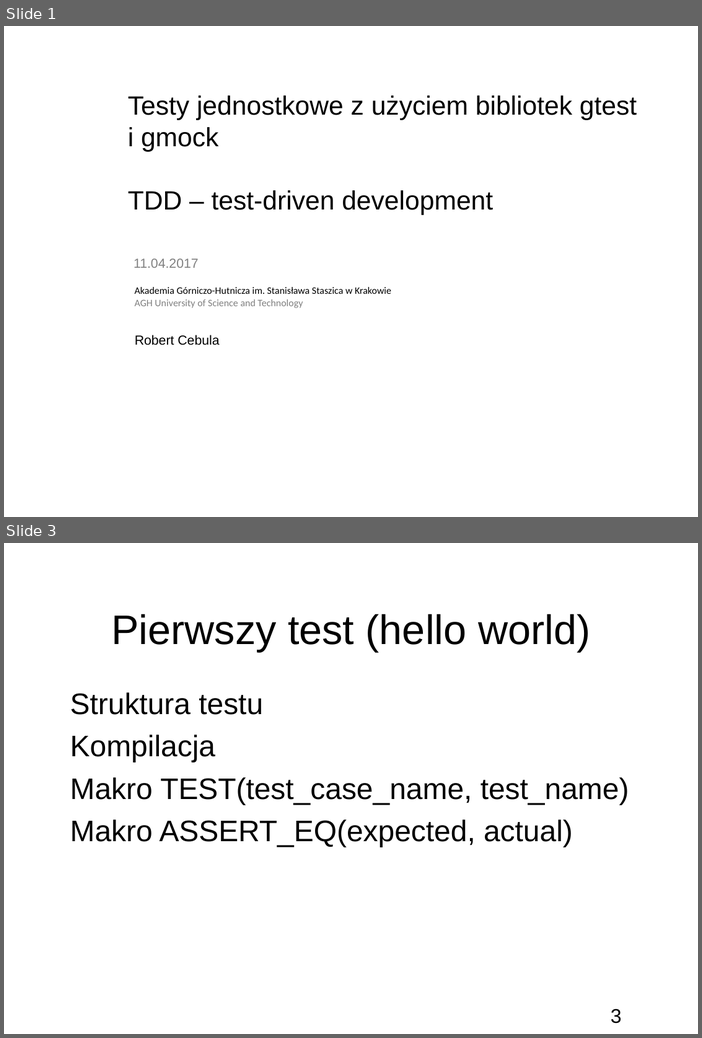
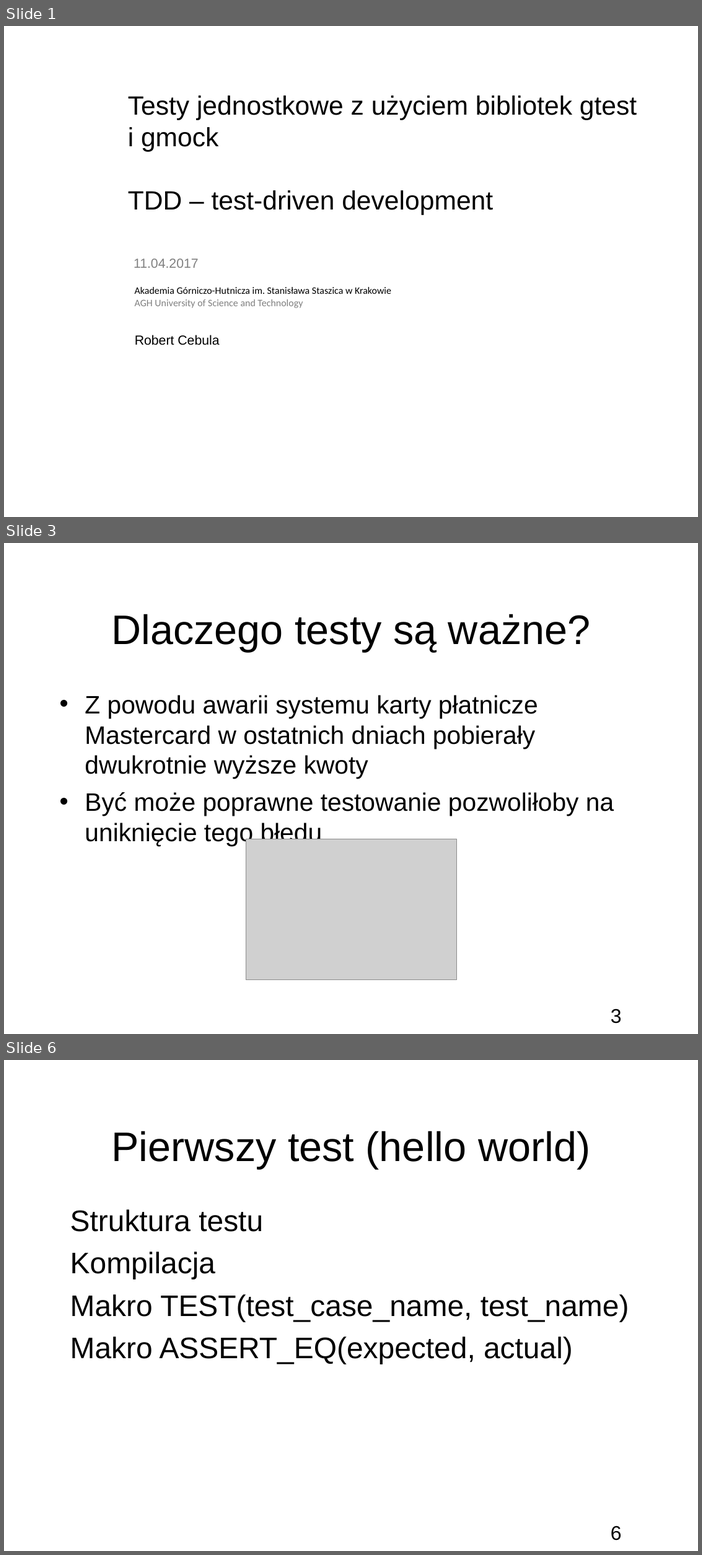
Before and after one commit to bercik/apt_seminar, a slide deck: prezentacja.odp. Shown one above the other, each under a label of ours: slides 1 and 3 before the commit, slides 1, 3 and 6 after it; the slides between them are not shown. The pictures are 702x1038 and 702x1555 pixels, drawn with LibreOffice and Linux fonts; fonts in the diff are those of the drawing; grey boxes stand for pictures; background and template pictures are left out. Boxes give left, top, right and bottom in pixels: in the first picture for what was removed or moved away, otherwise in the second. Text is boxed around its words. In the diff, an @@ line names an element or a change of style, - is before the commit and + after.

```diff
--- a/prezentacja.odp
+++ b/prezentacja.odp
@@ slide 3 added at (4,543,698,1034), background picture (left out); not listed: 1 template element that a slide beside it also shows @@
@@ title added at (111,614,591,651), 50 pt, text #000000 @@
+Dlaczego testy są ważne?
@@ text added at (85,695,614,846), 30.6 pt, text #000000 @@
+• Z powodu awarii systemu karty płatnicze Mastercard w ostatnich dniach pobierały dwukrotnie wyższe kwoty
+• Być może poprawne testowanie pozwoliłoby na uniknięcie tego błędu
@@ picture added at (246,839,457,980) @@
@@ what was slide 3 is now slide 6 @@
@@ page number at (611,1526,622,1540): text changed @@
-3
+6
```
Also in this commit, not shown: 1 slide changed, 4 other slides added, 1 slide removed, 7 other files.
